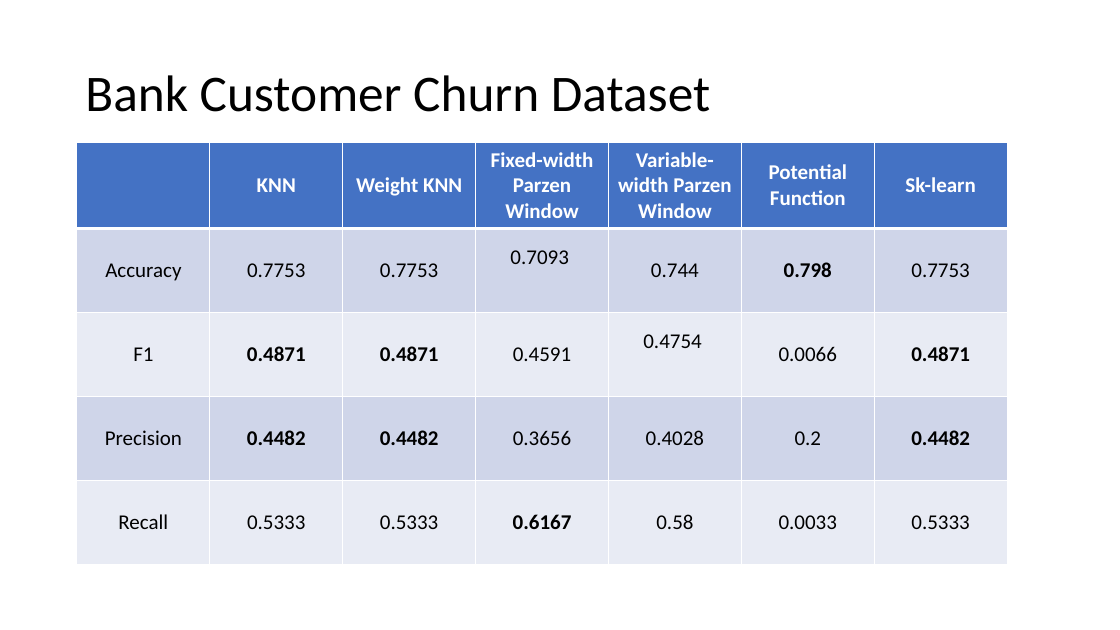
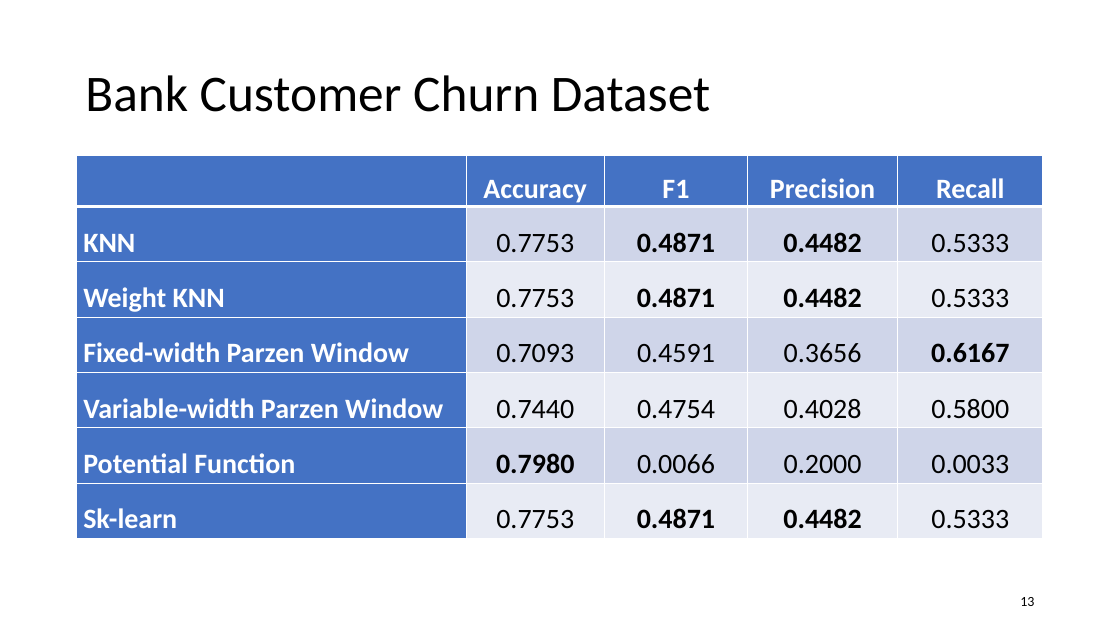
Before and after one commit to DimaOshchepkov/MetricMethodClassification, a slide deck: slide 13 of Презентация по курсовой работе.pptx (slide 12 before the commit). Drawn at 1120x630 pixels with LibreOffice and Linux fonts; fonts in the diff are those of the drawing. Boxes give left, top, right and bottom in pixels: in the first picture for what was removed or moved away, otherwise in the second. Text is boxed around its words. In the diff, an @@ line names an element or a change of style, - is before the commit and + after.

```diff
--- a/Презентация по курсовой работе.pptx
+++ b/Презентация по курсовой работе.pptx
@@ table at (x1=77, y1=155, x2=1044, y2=533) @@
- | KNN | Weight KNN | Fixed-width Parzen Window | Variable-width Parzen Window | Potential Function | Sk-learn
-Accuracy | 0.7753 | 0.7753 | 0.7093 | 0.744 | 0.798 | 0.7753
-F1 | 0.4871 | 0.4871 | 0.4591 | 0.4754 | 0.0066 | 0.4871
-Precision | 0.4482 | 0.4482 | 0.3656 | 0.4028 | 0.2 | 0.4482
-Recall | 0.5333 | 0.5333 | 0.6167 | 0.58 | 0.0033 | 0.5333
+ | Accuracy | F1 | Precision | Recall
+KNN | 0.7753 | 0.4871 | 0.4482 | 0.5333
+Weight KNN | 0.7753 | 0.4871 | 0.4482 | 0.5333
+Fixed-width Parzen Window | 0.7093 | 0.4591 | 0.3656 | 0.6167
+Variable-width Parzen Window | 0.7440 | 0.4754 | 0.4028 | 0.5800
+Potential Function | 0.7980 | 0.0066 | 0.2000 | 0.0033
+Sk-learn | 0.7753 | 0.4871 | 0.4482 | 0.5333
@@ table resized from (x1=77, y1=143, x2=1007, y2=563) to (x1=77, y1=155, x2=1044, y2=533) @@
@@ page number added at (x1=1020, y1=597, x2=1034, y2=606), 12 pt, text #000000 @@
+13
```
Also in this commit, not shown: 13 other slides changed, 6 slides added, 2 slides removed, 4 other files.
